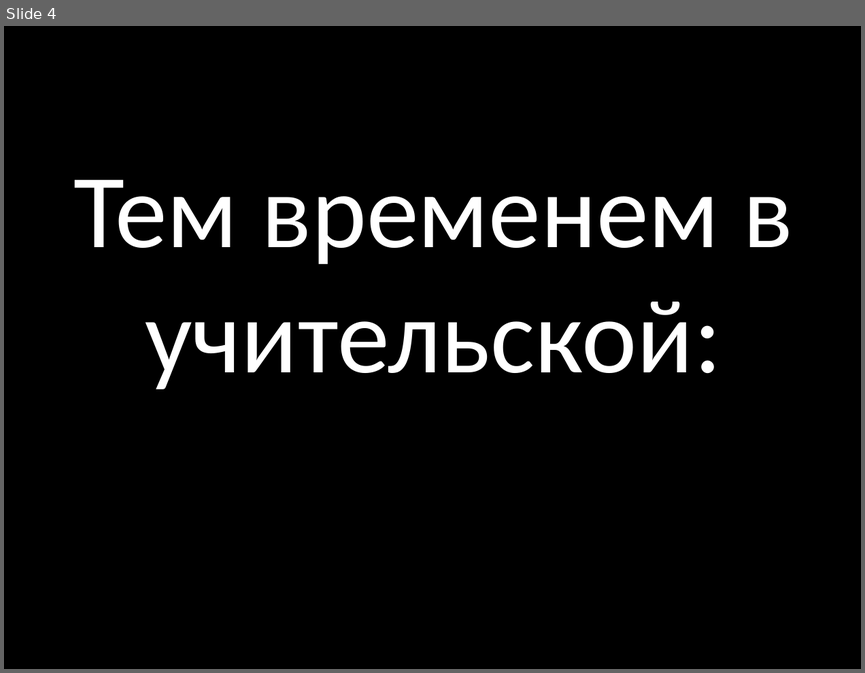
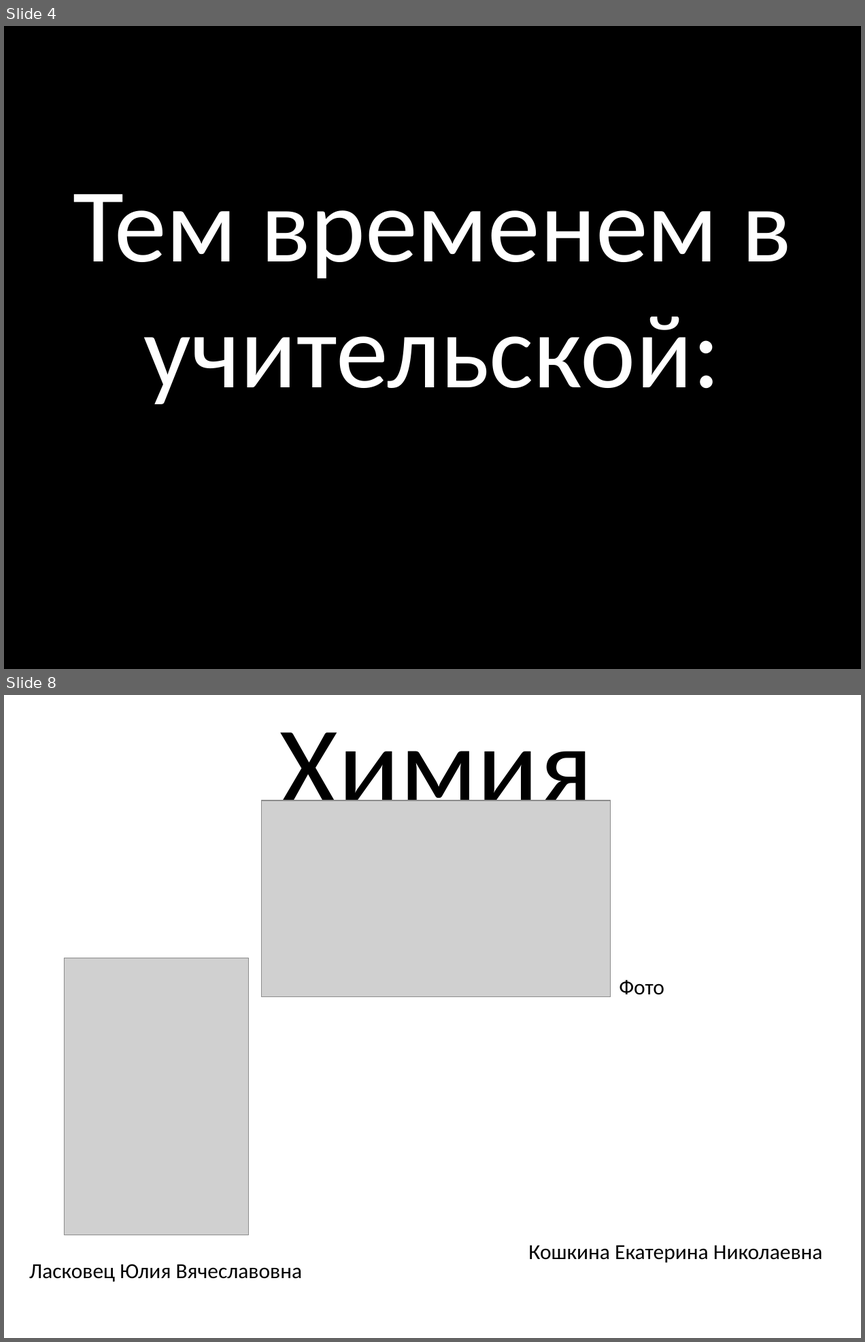
Before and after one commit to peatrovichandrey/kapustnic, a slide deck: kapustnic.pptx. Shown one above the other, each under a label of ours: slide 4 before the commit, slides 4 and 8 after it; the slides between them are not shown. The pictures are 865x673 and 865x1342 pixels, drawn with LibreOffice and Linux fonts; fonts in the diff are those of the drawing; grey boxes stand for pictures. Boxes give left, top, right and bottom in pixels: in the first picture for what was removed or moved away, otherwise in the second. Text is boxed around its words. In the diff, an @@ line names an element or a change of style, - is before the commit and + after.

```diff
--- a/kapustnic.pptx
+++ b/kapustnic.pptx
@@ slide 8 added at (4, 695, 861, 1338), background #FFFFFF @@
@@ title added at (279, 732, 593, 832), 96 pt, text #000000 @@
+Химия
@@ picture added at (262, 800, 611, 997) @@
@@ picture added at (64, 958, 248, 1235) @@
@@ text added at (619, 980, 664, 995), 18 pt, text #000000 @@
+Фото
@@ text added at (528, 1244, 823, 1262), 18 pt, text #000000 @@
+Кошкина Екатерина Николаевна
@@ text added at (29, 1263, 303, 1282), 18 pt, text #000000 @@
+Ласковец Юлия Вячеславовна
@@ slide 4 changed as well @@
@@ text "Тем временем в учительской:": place and size @@
-text "Тем временем в учительской:" at (74, 180, 793, 389)
+text "Тем временем в учительской:" at (73, 194, 792, 404)
```
Also in this commit, not shown: 1 other slide changed, 5 other slides added.
